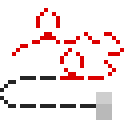
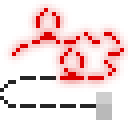
Comparing the layer stacks of the two 128 x 128 images. Changes:
added layer "Layer 10" above "Layer 9" over [4, 0, 128, 88]
